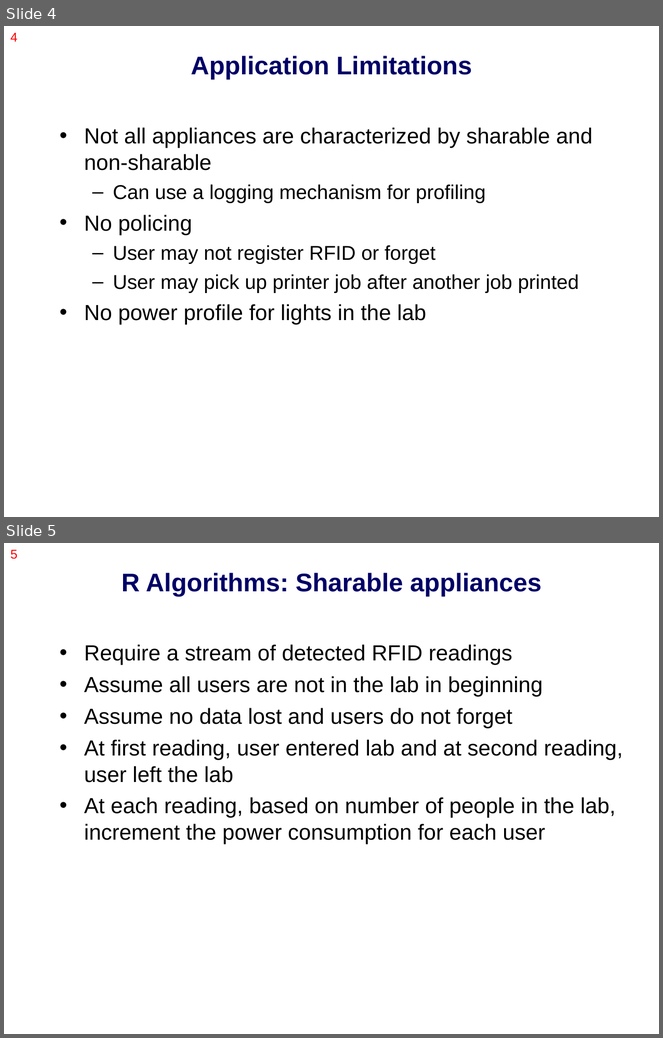
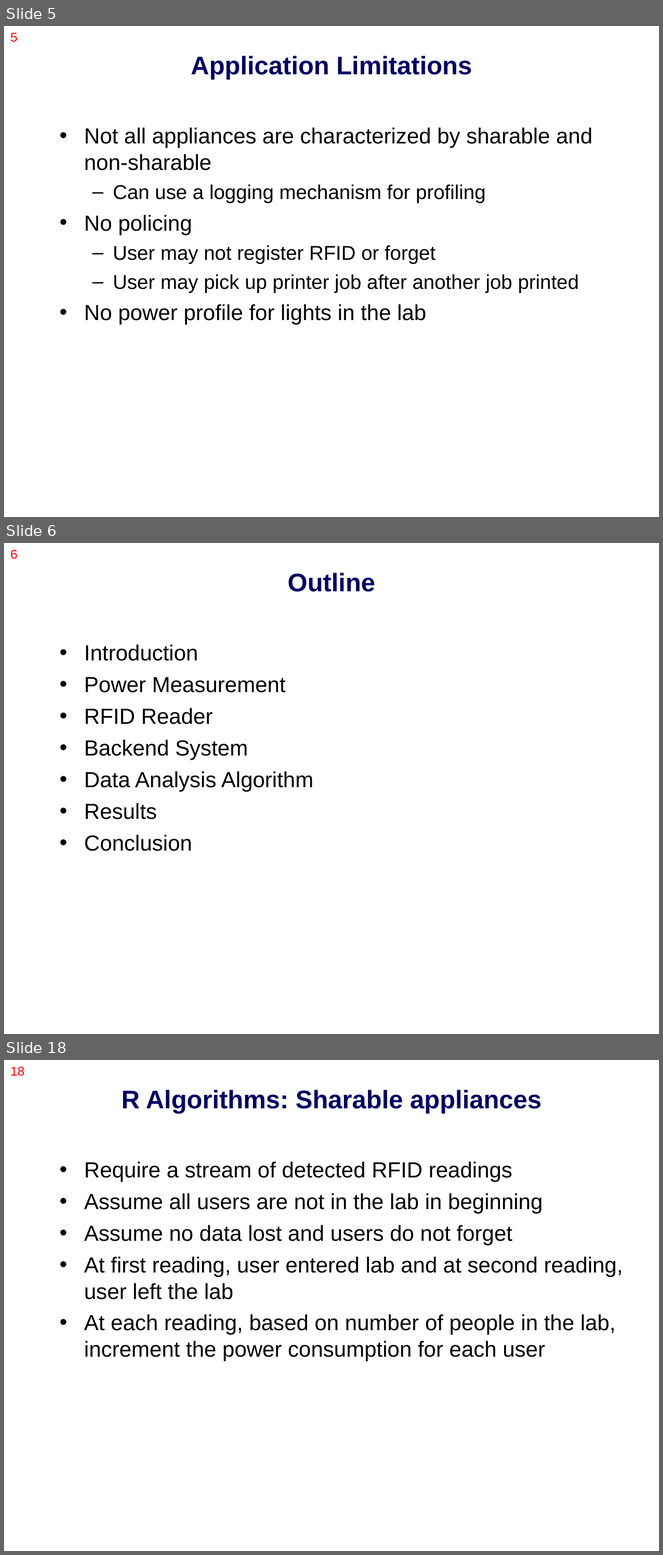
Before and after one commit to nesl/splt, a slide deck: docs/presentation/class_project.ppt. Shown one above the other, each under a label of ours: slides 4 and 5 before the commit, slides 5, 6 and 18 after it; the slides between them are not shown. The pictures are 663x1038 and 663x1555 pixels, drawn with LibreOffice and Linux fonts; fonts in the diff are those of the drawing. Boxes give left, top, right and bottom in pixels: in the first picture for what was removed or moved away, otherwise in the second. Text is boxed around its words. In the diff, an @@ line names an element or a change of style, - is before the commit and + after.

```diff
--- a/docs/presentation/class_project.ppt
+++ b/docs/presentation/class_project.ppt
@@ slide 6 added at [4,543,659,1034], background #FFFFFF @@
@@ page number added at [10,550,18,559], 14 pt, text #FF0000 @@
+6
@@ title added at [288,573,375,592], 28 pt, text #000066, bold @@
+Outline
@@ text added at [84,644,313,851], 24 pt, text #000000 @@
+• Introduction
+• Power Measurement
+• RFID Reader
+• Backend System
+• Data Analysis Algorithm
+• Results
+• Conclusion
@@ what was slide 4 is now slide 5 @@
@@ page number at [10,33,18,42]: text changed @@
-4
+5
@@ what was slide 5 is now slide 18 @@
@@ page number at [10,1067,24,1076]: text changed @@
-5
+18
```
Also in this commit, not shown: 17 other slides added.
